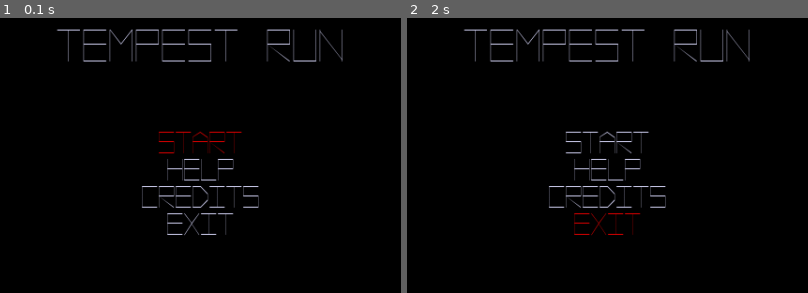
Above: before the commit, frames 1-2 (left to right).
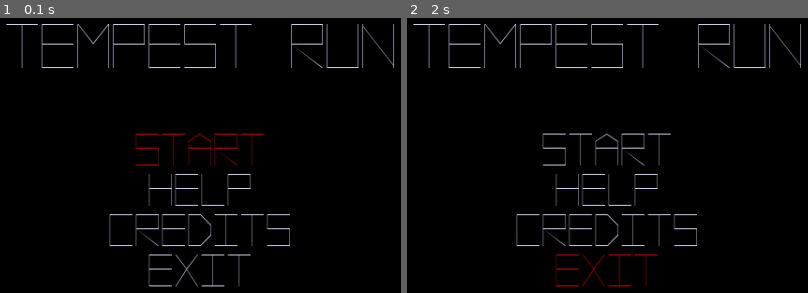
Above: after the commit, the same moments.

Repository: davidpendergast/pygame-summer-team-jam
Game: pygame game, started from main.py
Same seed, same stepped clock (60 frames per second), same inputs: the game is played once before the commit and once after it.
Inputs:
- Up to frame 1 (0.1 s): no input
- Up to frame 2 (2 s): hold Up 0.33-0.8 s; hold Down 0.83-1.13 s; hold Up 1.17-1.53 s; hold Down 1.57-1.93 s; hold Up from 1.97 s (still down)

The runs differ from the first frame. In frame 1, 6.6% of the frame differs, in the area x 1-99%, y 2-98%; in frame 2, 6.7%.

Commit message:
make a pause menu for GameplayMode

Diff:
--- a/gameplay/gamestuff.py
+++ b/gameplay/gamestuff.py
@@ -1,5 +1,6 @@
 import pygame
 
+import config
 import main
 import gameplay.player2d as player2d
 import gameplay.levels as levels
@@ -48,8 +49,7 @@
                 if e.key in keybinds.SLIDE:
                     self.player.slide()
                 if e.key == pygame.K_ESCAPE:
-                    self.state = -1     # the GameLoop will end this menu
-                    # TODO we should REALLY fix this to allow to pop menus from gameloop
+                    self.loop.set_next_mode(PauseMenu(self.loop))
             if e.type == pygame.KEYUP:
                 if e.key in keybinds.SLIDE:
                     self.player.set_mode('run')
@@ -78,3 +78,57 @@
         neon_lines = neon.NeonLine.convert_line2ds_to_neon_lines(all_2d_lines)
 
         self.neon_renderer.draw_lines(screen, neon_lines)
+
+
+class PauseMenu(main.GameMode):
+    def __init__(self, loop):
+        super().__init__(loop)
+        self.selected_option_idx = 0
+        self.options = [
+            ("continue", lambda: self.continue_pressed()),
+            ("exit", lambda: self.exit_pressed())
+        ]
+
+        self.title_font = pygame.font.Font("assets/fonts/VectorBattle-e9XO.ttf", config.TITLE_SIZE)
+        self.option_font = pygame.font.Font("assets/fonts/VectorBattle-e9XO.ttf", config.OPTION_SIZE)
+
+    def update(self, dt, events):
+        for e in events:
+            if e.type == pygame.KEYDOWN:
+                if e.key in keybinds.MENU_UP:
+                    # TODO play menu blip sound
+                    self.selected_option_idx = (self.selected_option_idx - 1) % len(self.options)
+                elif e.key in keybinds.MENU_DOWN:
+                    # TODO play menu blip sound
+                    self.selected_option_idx = (self.selected_option_idx + 1) % len(self.options)
+                elif e.key in keybinds.MENU_ACCEPT:
+                    self.options[self.selected_option_idx][1]()  # activate the option's lambda
+                    return
+                elif e.key in keybinds.MENU_CANCEL:
+                    self.continue_pressed()
+                    return
+
+    def continue_pressed(self):
+        self.state = -1
+
+    def exit_pressed(self):
+        del self.loop.modes[-2:]
+
+    def draw_to_screen(self, screen):
+        screen_size = screen.get_size()
+        title_surface = self.title_font.render('Pause', True, neon.WHITE)
+
+        title_size = title_surface.get_size()
+        title_y = screen_size[1] // 3 - title_size[1] // 2
+        screen.blit(title_surface, dest=(screen_size[0] // 2 - title_size[0] // 2, title_y))
+
+        option_y = max(screen_size[1] // 2, title_y + title_size[1])
+        for i in range(len(self.options)):
+            option_text = self.options[i][0]
+            is_selected = i == self.selected_option_idx
+            color = neon.WHITE if not is_selected else neon.ORANGE
+
+            option_surface = self.option_font.render(option_text, True, color)
+            option_size = option_surface.get_size()
+            screen.blit(option_surface, dest=(screen_size[0] // 2 - option_size[0] // 2, option_y))
+            option_y += option_size[1]
--- a/main.py
+++ b/main.py
@@ -81,8 +81,8 @@
             ("exit", lambda: self.exit_pressed())
         ]
 
-        self.title_font = pygame.font.Font("assets/fonts/VectorBattle-e9XO.ttf", 36)
-        self.option_font = pygame.font.Font("assets/fonts/VectorBattle-e9XO.ttf", 24)
+        self.title_font = pygame.font.Font("assets/fonts/VectorBattle-e9XO.ttf", config.TITLE_SIZE)
+        self.option_font = pygame.font.Font("assets/fonts/VectorBattle-e9XO.ttf", config.OPTION_SIZE)
 
     def on_mode_start(self):
         # TODO song
